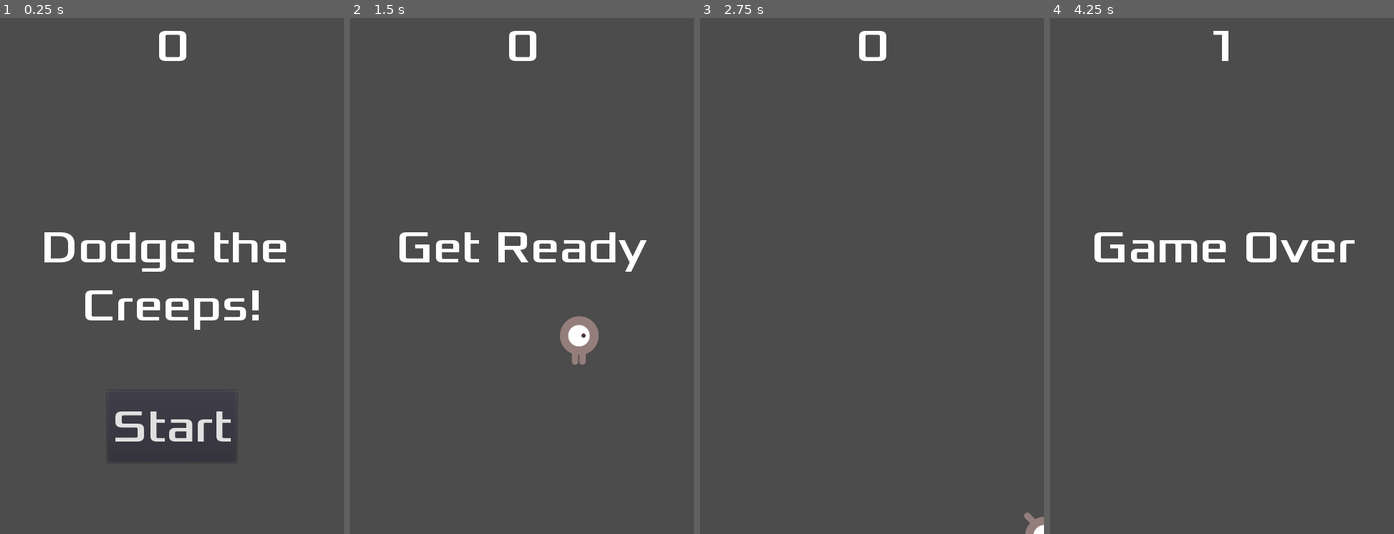
Above: before the commit, frames 1-4 (left to right).
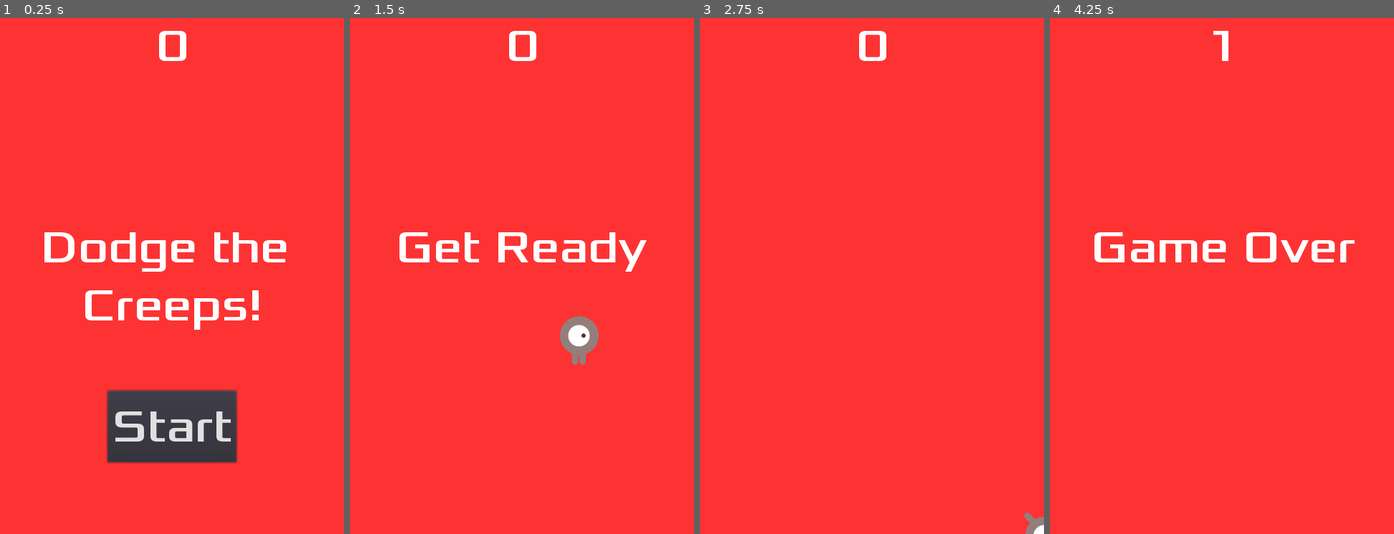
Above: after the commit, the same moments.

Repository: facundosargiotto/dodgethecreeps
Game: Godot game, scene res://scenes/Main.tscn
Two runs of this game, one before a commit and one after it. Both use one fixed random seed, a clock stepped at 60 frames per second and the inputs below.
Inputs:
- Up to frame 1 (0.25 s): no input
- Up to frame 2 (1.5 s): click "Start" at 0.5 s; tap Enter at 1.25 s; hold D (move_right) from 1.28 s (still down)
- Up to frame 3 (2.75 s): release D (move_right) at 2.03 s; hold S (move_down) from 2.03 s (still down)
- Up to frame 4 (4.25 s): release S (move_down) at 2.78 s; hold D (move_right) 2.78-3.53 s; hold W (move_up) from 3.53 s (still down)

The runs differ from the first frame. In frame 1, 92% of the frame differs, in the area x 0-100%, y 0-100%; in frame 2, 98%; in frame 3, 100%; in frame 4, 98%.

Commit message:
Added environment music and death music

Diff:
--- a/Main.gd
+++ b/Main.gd
@@ -23,6 +23,8 @@
 	$ScoreTimer.stop()
 	$MobTimer.stop()
 	$HUD.show_game_over()
+	$Music.stop()
+	$DeathSound.play()
 
 func new_game():
 	score = 0
@@ -30,6 +32,8 @@
 	$StartTimer.start()
 	$HUD.update_score(score)
 	$HUD.show_message("Get Ready")
+	get_tree().call_group("mobs", "queue_free")
+	$Music.play()
 
 
 func _on_MobTimer_timeout():
--- a/scenes/Main.tscn
+++ b/scenes/Main.tscn
@@ -1,9 +1,11 @@
-[gd_scene load_steps=6 format=2]
+[gd_scene load_steps=8 format=2]
 
 [ext_resource path="res://scenes/Player.tscn" type="PackedScene" id=1]
 [ext_resource path="res://scenes/Mob.tscn" type="PackedScene" id=2]
 [ext_resource path="res://Main.gd" type="Script" id=3]
 [ext_resource path="res://scenes/HUD.tscn" type="PackedScene" id=4]
+[ext_resource path="res://art/House In a Forest Loop.ogg" type="AudioStream" id=5]
+[ext_resource path="res://art/gameover.wav" type="AudioStream" id=6]
 
 [sub_resource type="Curve2D" id=1]
 _data = {
@@ -13,6 +15,11 @@
 [node name="Main" type="Node"]
 script = ExtResource( 3 )
 mob_scene = ExtResource( 2 )
+
+[node name="ColorRect" type="ColorRect" parent="."]
+anchor_right = 1.0
+anchor_bottom = 1.0
+color = Color( 0.996078, 0.203922, 0.203922, 1 )
 
 [node name="Player" parent="." instance=ExtResource( 1 )]
 
@@ -37,6 +44,12 @@
 
 [node name="HUD" parent="." instance=ExtResource( 4 )]
 
+[node name="Music" type="AudioStreamPlayer2D" parent="."]
+stream = ExtResource( 5 )
+
+[node name="DeathSound" type="AudioStreamPlayer2D" parent="."]
+stream = ExtResource( 6 )
+
 [connection signal="hit" from="Player" to="." method="game_over"]
 [connection signal="timeout" from="MobTimer" to="." method="_on_MobTimer_timeout"]
 [connection signal="timeout" from="ScoreTimer" to="." method="_on_ScoreTimer_timeout"]
